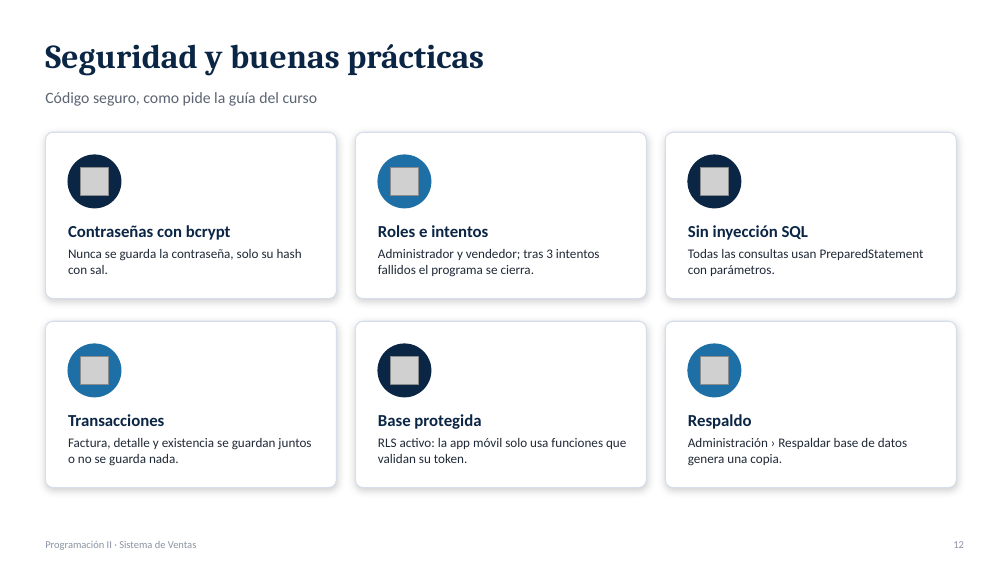
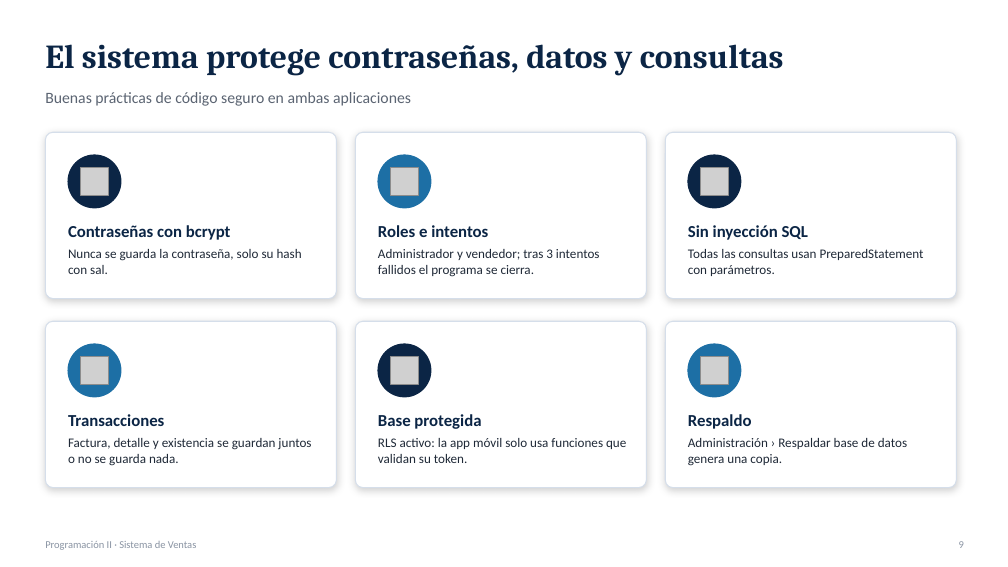
Before and after one commit to jzetinob/sistema-ventas, a slide deck: slide 9 of tareas/07-revision-avance-proyecto/presentacion-avance-sistema-ventas.pptx (slide 12 before the commit). Drawn at 1008x567 pixels with LibreOffice and Linux fonts; fonts in the diff are those of the drawing; grey boxes stand for pictures. Boxes give left, top, right and bottom in pixels: in the first picture for what was removed or moved away, otherwise in the second. Text is boxed around its words. In the diff, an @@ line names an element or a change of style, - is before the commit and + after.

```diff
--- a/tareas/07-revision-avance-proyecto/presentacion-avance-sistema-ventas.pptx
+++ b/tareas/07-revision-avance-proyecto/presentacion-avance-sistema-ventas.pptx
@@ text at [45,44,784,76]: text changed @@
-Seguridad y buenas prácticas
+El sistema protege contraseñas, datos y consultas
@@ text at [45,92,411,106]: text changed @@
-Código seguro, como pide la guía del curso
+Buenas prácticas de código seguro en ambas aplicaciones
@@ text at [959,541,964,548]: text changed @@
-12
+9
```
Also in this commit, not shown: 8 other slides changed, 6 slides removed, 2 other files.
